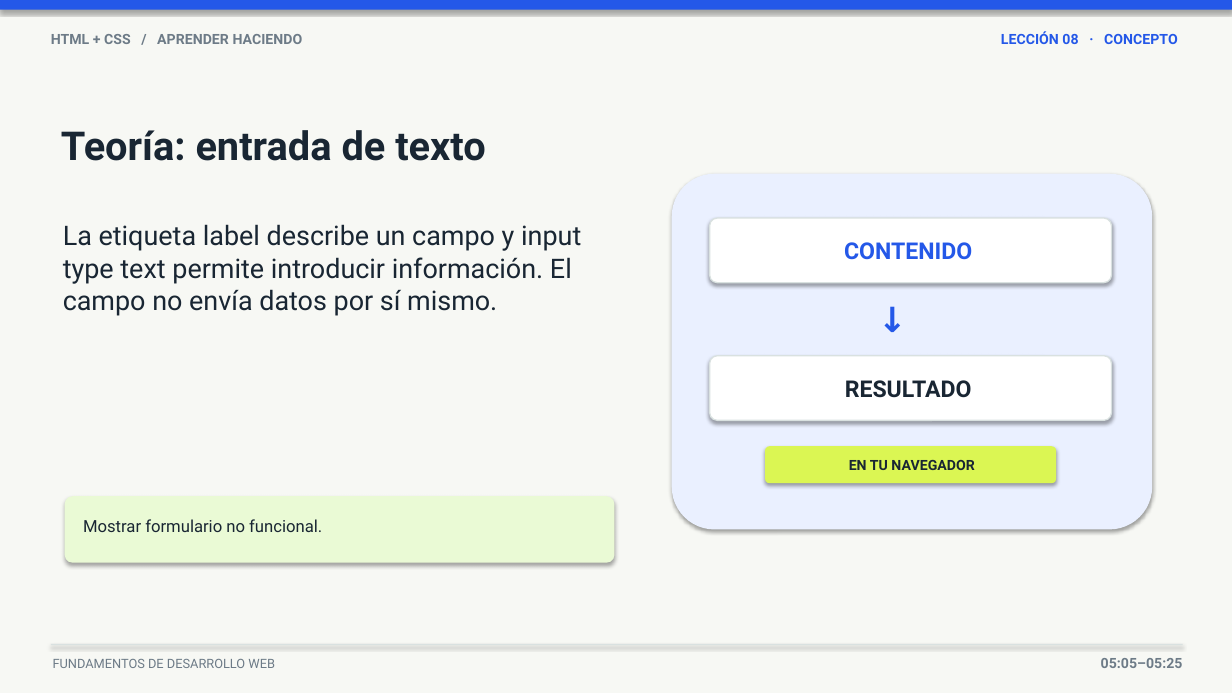
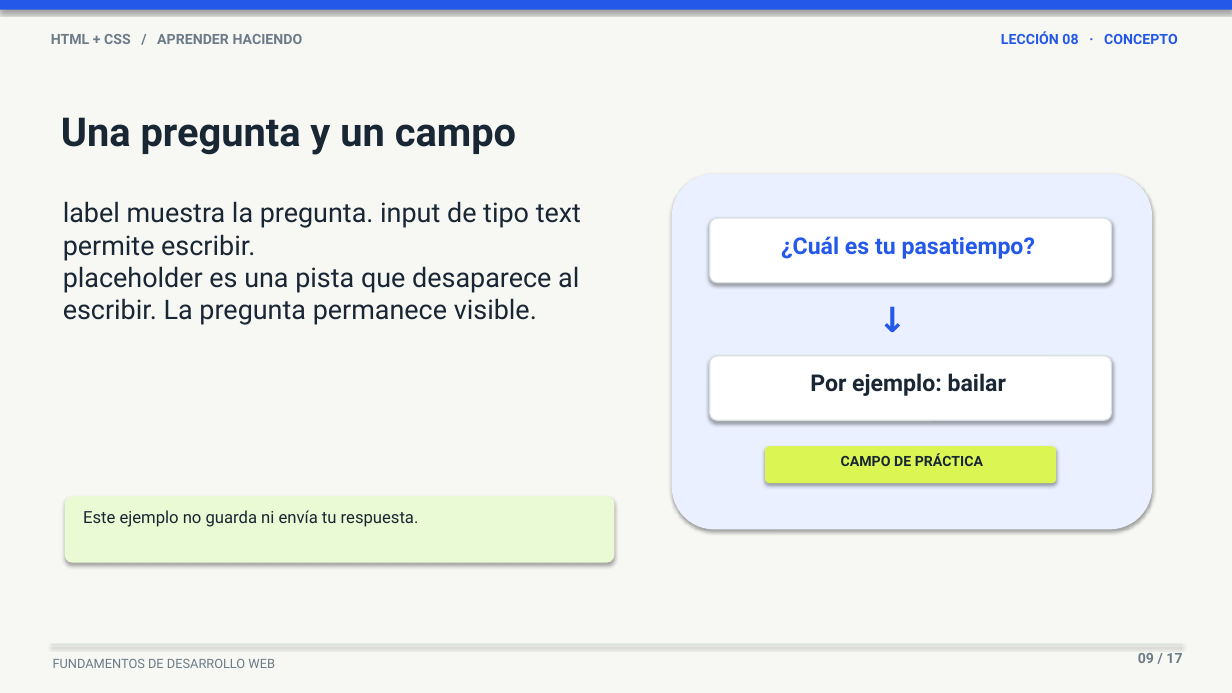
Before and after one commit to upc-pre-202620-1asi0730-8093-greentech/webdev-course-greentech, a slide deck: slide 9 of scripts/lesson-8-simple-web-page/lesson-8-simple-web-page-presentation.pptx. Drawn at 1232x693 pixels with LibreOffice and Linux fonts; fonts in the diff are those of the drawing. Boxes give left, top, right and bottom in pixels: in the first picture for what was removed or moved away, otherwise in the second. Text is boxed around its words. In the diff, an @@ line names an element or a change of style, - is before the commit and + after.

```diff
--- a/scripts/lesson-8-simple-web-page/lesson-8-simple-web-page-presentation.pptx
+++ b/scripts/lesson-8-simple-web-page/lesson-8-simple-web-page-presentation.pptx
@@ text at (61,117,516,155): text changed @@
-Teoría: entrada de texto
+Una pregunta y un campo
@@ text at (63,201,581,325): text changed @@
-La etiqueta label describe un campo y input type text permite introducir información. El campo no envía datos por sí mismo.
+label muestra la pregunta. input de tipo text permite escribir.
+placeholder es una pista que desaparece al escribir. La pregunta permanece visible.
@@ text at (781,236,1035,259): text changed @@
-CONTENIDO
+¿Cuál es tu pasatiempo?
@@ text at (810,373,1006,396): text changed @@
-RESULTADO
+Por ejemplo: bailar
@@ text at (841,453,983,466): text changed @@
-EN TU NAVEGADOR
+CAMPO DE PRÁCTICA
@@ text at (83,510,419,527): text changed @@
-Mostrar formulario no funcional.
+Este ejemplo no guarda ni envía tu respuesta.
@@ text at (1138,653,1182,663): text changed @@
-05:05–05:25
+09 / 17
```
Also in this commit, not shown: 8 other slides changed, 8 slides added, 8 slides removed.
